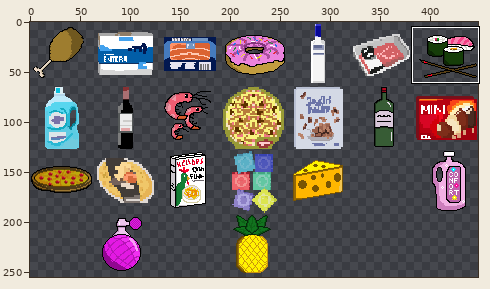
One commit to this sprite sheet: assets/ImgsJuego/items_spritesheet.png. Above: a wide view before the commit, with the close-up outlined.
Close-up. First the earlier version:
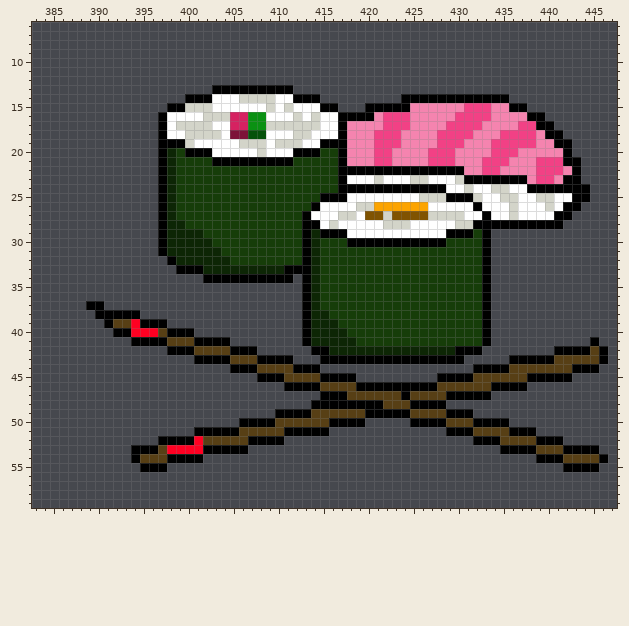
The file is 448x256 pixels. Colours within 5 levels of each other are drawn and written as one. Shown: x 383..447, y 6..59. The wide view leaves out empty margins. The commit also changed other parts of the picture, which this record leaves out.
Now the later version:
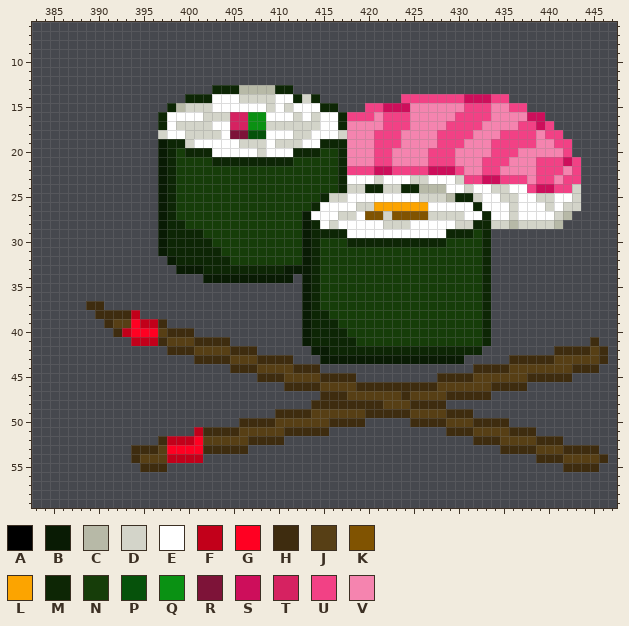
Palette (. is transparent): A #000000  B #091b04  C #b7b9a7  D #d3d4c9  E #ffffff  F #c2001a  G #ff0022  H #3e2c0f  J #573f15  K #805301  L #fca400  M #0d2605  N #163d09  P #06520b  Q #0a9113  R #7d1338  S #cd0e5b  T #d62261  U #f24185  V #f584af
Edits made:
Changed rows in their new state; - is an unchanged pixel.
first column x 389:
13 --------------MMMCCCCMM-----------------------------------
14 -----------MMM---------MDM---------UUUUUUUSSSUU-----------
15 ---------MC---------------MM---UUSSS-----------UU---------
16 --------M-------------------MUUU-----------------SS-------
17 --------M-------------------M---------------------SU------
18 --------D-------------------D----------------------UU-----
19 --------BMM---------------MMM-----------------------UU----
20 --------B--MMM---------MMM--M------------------------U----
21 --------B-----MMMMMMMMM-----M------------------------SU---
22 --------B-------------------MUUUSSUUUUSSSU------------U---
23 --------B-------------------M-------------UUSSUUU----UU---
24 --------B-------------------MDDMMDDMMCCC---------USSUUD.--
25 --------B-----------------MDD-----------CMM-----------D.--
26 --------B----------------M-----------------M---------DD---
27 --------B---------------B-------------------M-------DC----
28 --------B---------------BM-----------------MMDDCDDDDC-----
29 --------B---------------B-MMM-----------MMM-M-------------
30 --------B---------------B----MMMMMMMMMMM----M-------------
31 --------B---------------B-------------------M-------------
32 ---------B--------------B-------------------M-------------
33 ----------BBB---------BBB-------------------M-------------
34 -------------BBBBBBBBBB-B-------------------M-------------
35 ------------------------B-------------------M-------------
36 ------------------------B-------------------M-------------
37 HH----------------------B-------------------M-------------
38 -HHHHF------------------B-------------------M-------------
39 --H---FFH---------------B-------------------M-------------
40 ---HF----HHH------------B-------------------M-------------
41 -----FFFH---HHHH--------B-------------------M-----------H-
42 ---------HHH----HHH------BB--------------MMM--------HHHH-H
43 ------------HHHH---HHHH---BBBBBBBBBBBBBBBB-----HHHHH-----H
44 ----------------HHH----HHH-----------------HHHH-------HHH-
45 -------------------HHH----HHHH---------HHHH------HHHHH----
46 ----------------------HHHH----HHHHHHHHH------HHHH---------
47 --------------------------HHH------H----HHHHH-------------
48 -------------------------HHHHHHHH---HHHH------------------
49 ---------------------HHHH------HHHHH----HHH---------------
50 -----------------HHHH------HHHH-----HHHH---HHHH-----------
51 ------------FHHHH-----HHHHH-------------HHH----HHH--------
52 --------HFFF------HHHH---------------------HHH----HHH-----
53 -----HHH-----HHHHH----------------------------HHHH---HHHH-
54 -----H---FFFF-------------------------------------HHH----H
55 ------HHH--------------------------------------------HHHH-
Pixel boxes of the changes (left, top, right, bottom) in both close-ups:
changed: (86, 85, 608, 472)
